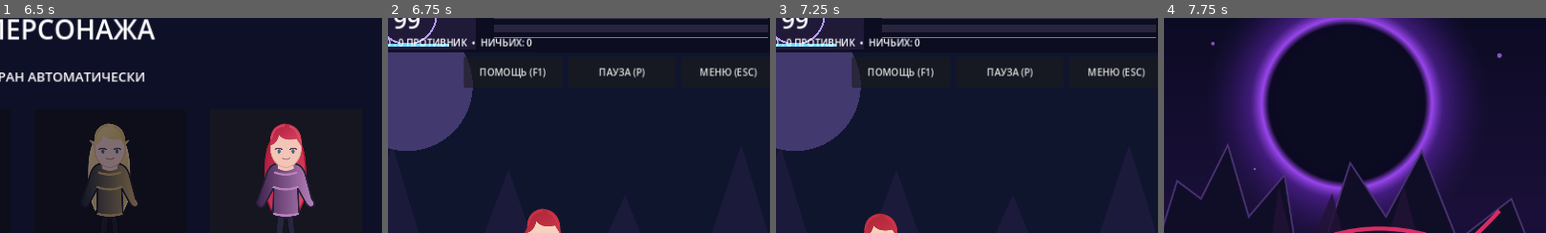
Above: before the commit, frames 1-4 (left to right).
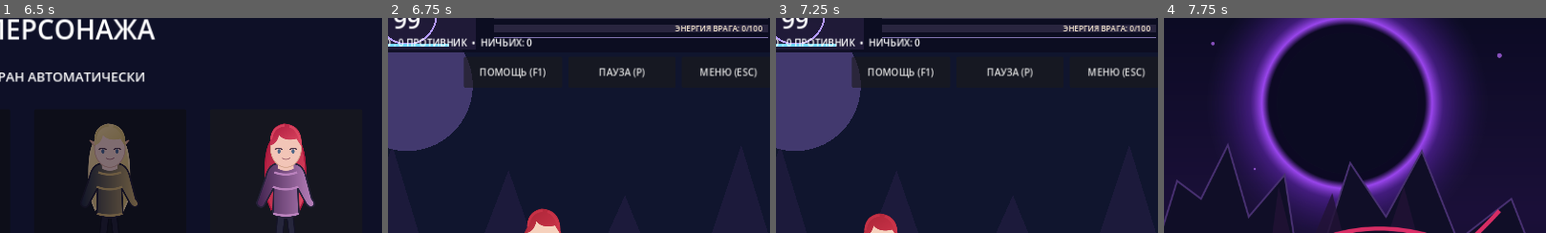
Above: after the commit, the same moments.

Repository: PerchikHot/Eclipse-Arena-
Game: Godot game, scene res://scenes/Main.tscn
Same seed, same stepped clock (60 frames per second), same inputs: the game is played once before the commit and once after it.
Inputs:
- Up to frame 1 (6.5 s): click "⚔ БЫСТРЫЙ БОЙ" at 0.5 s; click "ЯМАТО" at 1.25 s; click "ЭРЗА" at 2 s; click "АЛЬФА" at 2.75 s; click "РИАС" at 3.5 s; click "КОСТЮМ: КАНОН" at 4.25 s; click "КОСТЮМ: БОЕВОЙ" at 5 s; click "КОСТЮМ: ПЛЯЖНЫЙ" at 5.75 s
- Up to frame 2 (6.75 s): click "В БОЙ" at 6.5 s
- Up to frame 3 (7.25 s): no input
- Up to frame 4 (7.75 s): click "МЕНЮ (ESC)" at 7.25 s
The pictures show only the part of the screen within x 48-98%, y 9-59%; the shares and areas given below are measured in that part.

Frame 1 is identical in both runs. In frame 2, 0.4% of the frame differs, in the area x 75-98%, y 3-7%; in frame 3, 0.4%; in frame 4, nothing differs.

Commit message:
feat(eclipse): display enemy special energy as numeric HUD indicator

Diff:
--- a/scripts/main.gd
+++ b/scripts/main.gd
@@ -75,6 +75,7 @@
 var enemy_energy := 0.0
 var enemy_skill_fx := 0.0
 var skill_label: Label
+var enemy_energy_label: Label
 var round_duration := 99.0
 var round_seconds := 99.0
 var duration_button: Button
@@ -198,6 +199,15 @@
     skill_label.size = Vector2(240, 30)
     skill_label.add_theme_font_size_override("font_size", 20)
     add_child(skill_label)
+    # Numeric enemy energy makes the special-attack threat readable on mobile.
+    enemy_energy_label = Label.new()
+    enemy_energy_label.position = Vector2(925, 75)
+    enemy_energy_label.size = Vector2(310, 22)
+    enemy_energy_label.horizontal_alignment = HORIZONTAL_ALIGNMENT_RIGHT
+    enemy_energy_label.add_theme_font_size_override("font_size", 13)
+    enemy_energy_label.add_theme_color_override("font_color", Color("#fff0d7"))
+    enemy_energy_label.text = "ЭНЕРГИЯ ВРАГА: 0/100"
+    add_child(enemy_energy_label)
     cooldown_label = Label.new()
     cooldown_label.position = Vector2(640, 650)
     cooldown_label.add_theme_font_size_override("font_size", 17)
@@ -565,6 +575,7 @@
     controls_help_button.visible = false
     cooldown_label.visible = false
     skill_label.visible = false
+    enemy_energy_label.visible = false
     round_timer_label.visible = false
     round_number_label.visible = false
     score_label.visible = false
@@ -587,6 +598,7 @@
     controls_help_button.visible = true
     cooldown_label.visible = true
     skill_label.visible = true
+    enemy_energy_label.visible = true
     round_timer_label.visible = true
     round_number_label.visible = true
     score_label.visible = true
@@ -638,6 +650,7 @@
     enemy_skill_fx = 0.0
     # Reset HUD immediately; never show stale cooldown/combo from last round.
     skill_label.text = "ЭНЕРГИЯ 0/100"
+    enemy_energy_label.text = "ЭНЕРГИЯ ВРАГА: 0/100"
     cooldown_label.text = "ГОТОВО"
     round_seconds = round_duration
     round_timer_label.text = str(int(round_duration))
@@ -921,6 +934,7 @@
                 return
     # Communicate when the special attack is usable and when blocking is active.
     skill_label.text = ("СПЕЦ ГОТОВ %d/100" if skill_energy >= skill_cost else "ЭНЕРГИЯ %d/100") % int(skill_energy)
+    enemy_energy_label.text = "ЭНЕРГИЯ ВРАГА: %d/100" % int(enemy_energy)
     cooldown_label.text = ("БЛОК • " if block_timer > 0.0 else "") + ("КОМБО %d  " % combo_hits if combo_hits > 1 else "") + ("ГОТОВО" if attack_cooldown <= 0.0 else "УДАР %.1fс" % attack_cooldown)
     update_health_labels()
     queue_redraw()
